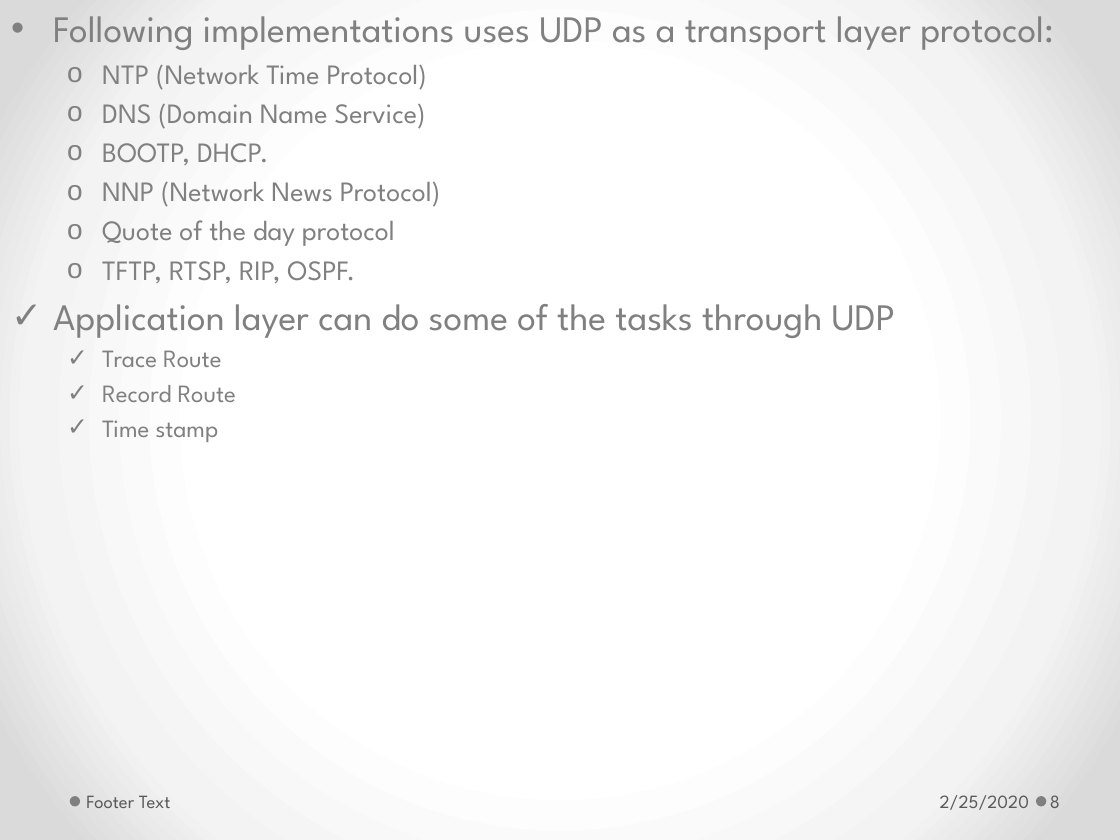
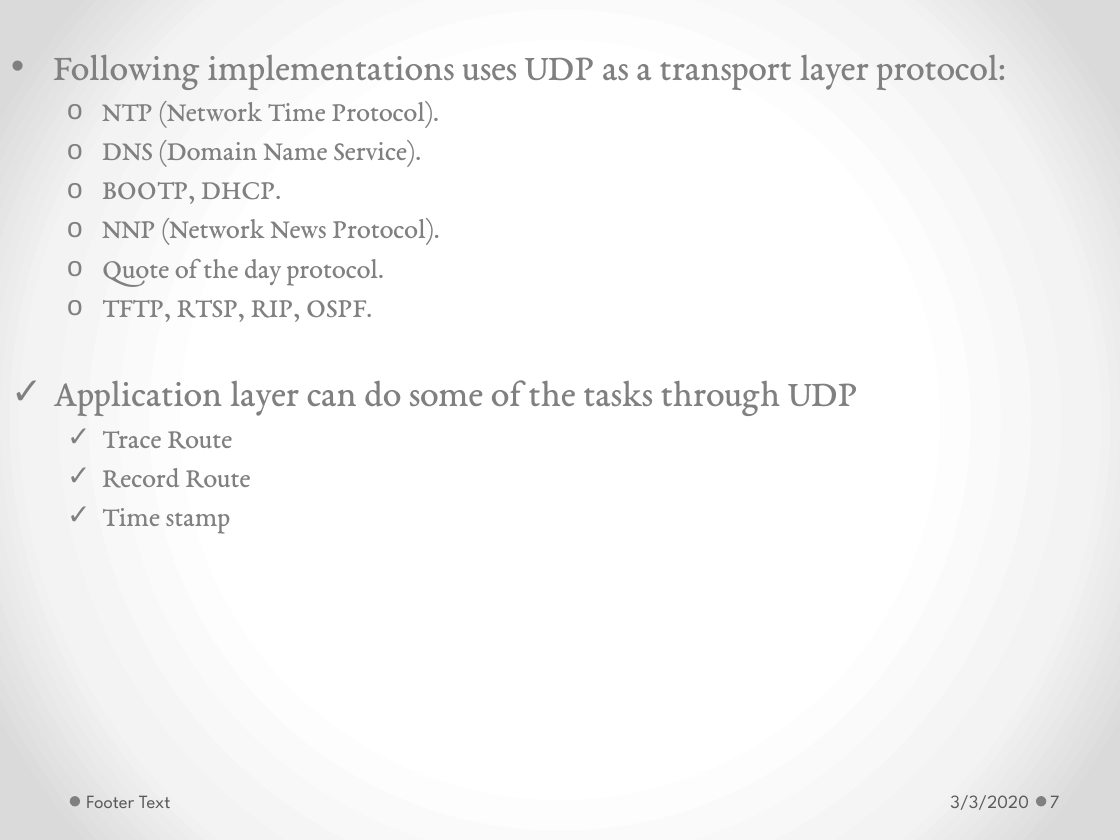
Before and after one commit to GeneralNitin/S6, a slide deck: slide 7 of 03. Computer Networks/PPTs/6.2. UDP.pptx (slide 8 before the commit). Drawn at 1120x840 pixels with LibreOffice and Linux fonts; fonts in the diff are those of the drawing. Boxes give left, top, right and bottom in pixels: in the first picture for what was removed or moved away, otherwise in the second. Text is boxed around its words. In the diff, an @@ line names an element or a change of style, - is before the commit and + after.

```diff
--- a/03. Computer Networks/PPTs/6.2. UDP.pptx
+++ b/03. Computer Networks/PPTs/6.2. UDP.pptx
@@ text "Following implementations uses UDP as ...": place and size @@
-text "Following implementations uses UDP as ..." at [53, 16, 1053, 442]
+text "Following implementations uses UDP as ..." at [53, 54, 1006, 533]
@@ text at [53, 54, 1006, 533]: font League Spartan to EB Garamond in "Following implementations uses UDP as a transport ...", "BOOTP, DHCP.", "TFTP, RTSP, RIP, OSPF.", "Application layer can do some of the ..." and 3 more places; size 16 to 18 pt in "Trace Route", "Record Route", "Time stamp" @@
@@ text at [102, 101, 439, 167]: text changed; font League Spartan to EB Garamond @@
-  o NTP (Network Time Protocol)
-  o DNS (Domain Name Service)
+  o NTP (Network Time Protocol).
+  o DNS (Domain Name Service).
@@ text at [102, 218, 439, 285]: text changed; font League Spartan to EB Garamond @@
-  o NNP (Network News Protocol)
-  o Quote of the day protocol
+  o NNP (Network News Protocol).
+  o Quote of the day protocol.
@@ text at [950, 795, 1029, 810]: text changed @@
-2/25/2020
+3/3/2020
@@ page number at [1050, 796, 1060, 808]: text changed @@
-8
+7
```
Also in this commit, not shown: 16 other slides changed, 1 slide removed, 42 other files.
